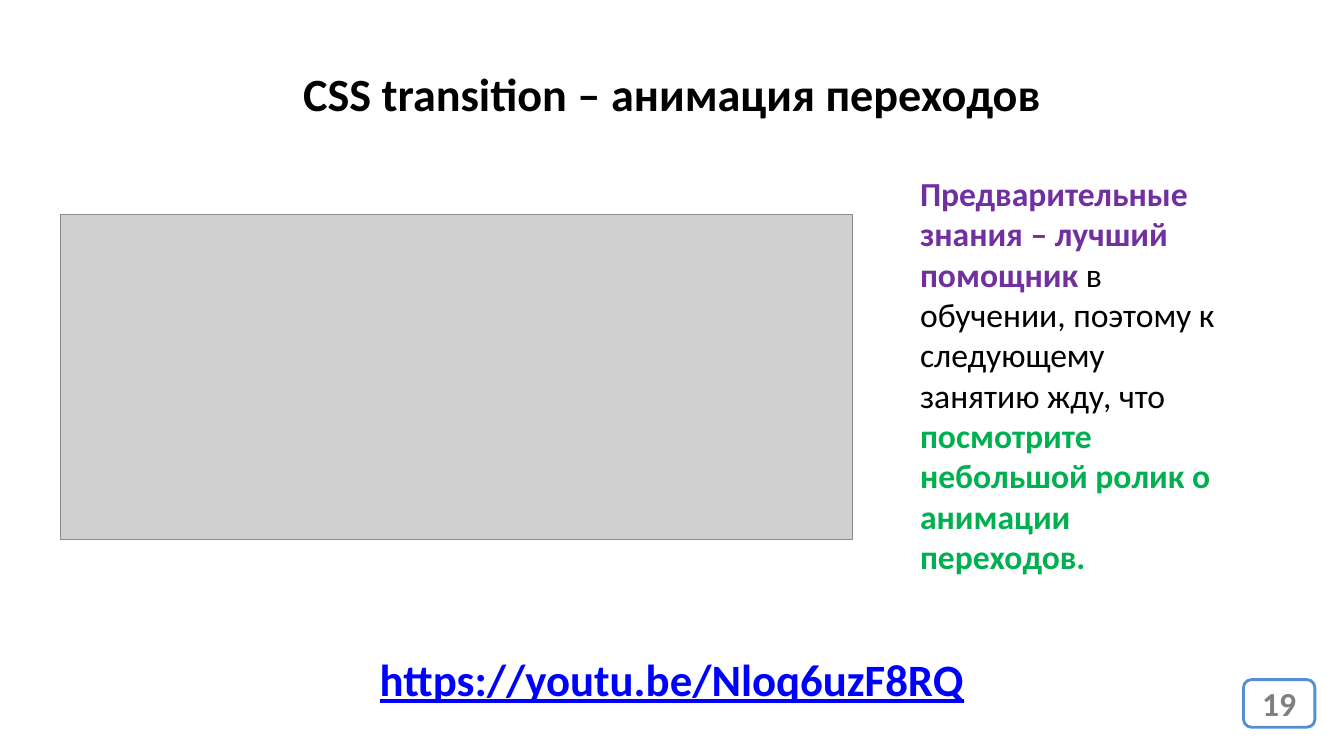
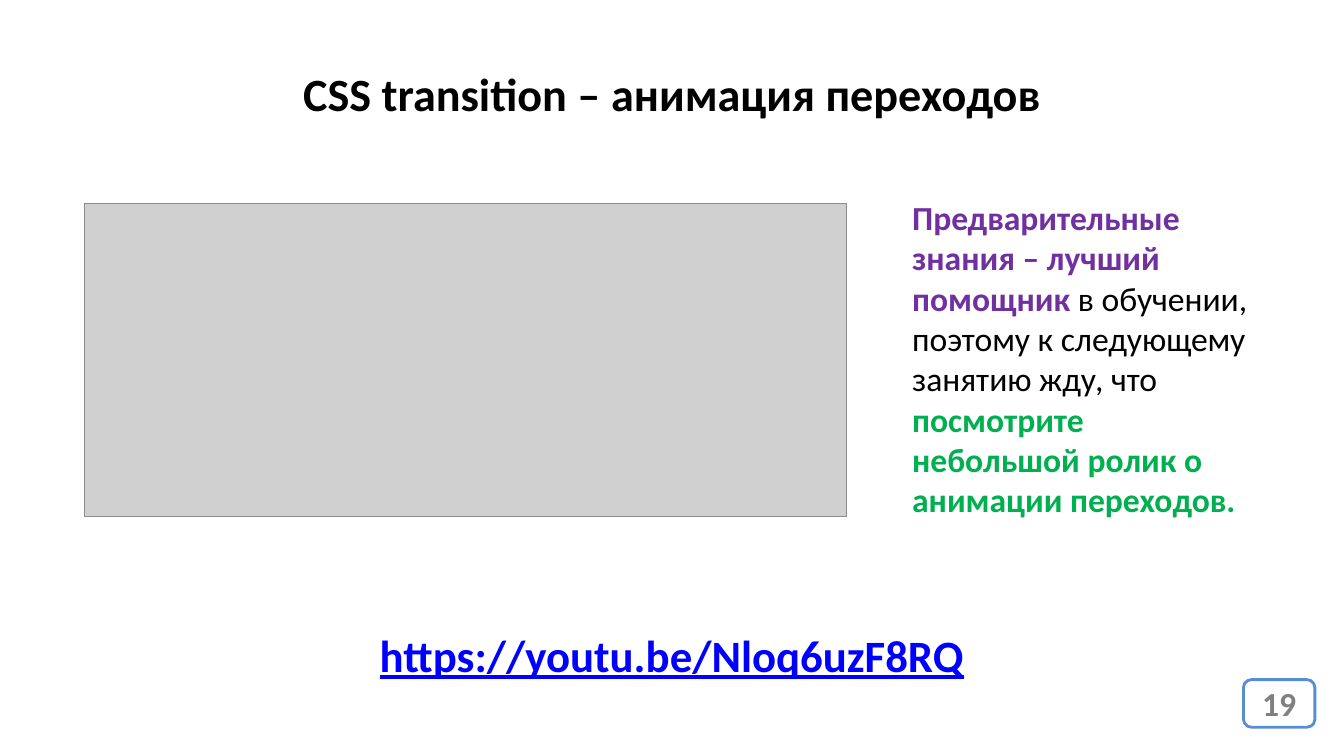
Before and after one commit to web34-ortdnipro/lesson07, a slide deck: slide 19 of lesson07.pptx. Drawn at 1344x756 pixels with LibreOffice and Linux fonts; fonts in the diff are those of the drawing; grey boxes stand for pictures. Boxes give left, top, right and bottom in pixels: in the first picture for what was removed or moved away, otherwise in the second. Text is boxed around its words. In the diff, an @@ line names an element or a change of style, - is before the commit and + after.

```diff
--- a/lesson07.pptx
+++ b/lesson07.pptx
@@ picture: place and size @@
-picture at (60, 214, 853, 539)
+picture at (85, 204, 847, 517)
@@ text "Предварительные знания – лучший помощник ..." rewrapped from (920, 184, 1215, 575) to (912, 208, 1248, 518) @@
@@ text "https://youtu.be/Nloq6uzF8RQ": place and size @@
-text "https://youtu.be/Nloq6uzF8RQ" at (380, 664, 964, 703)
+text "https://youtu.be/Nloq6uzF8RQ" at (380, 640, 964, 679)
```
Also in this commit, not shown: 1 other file.
